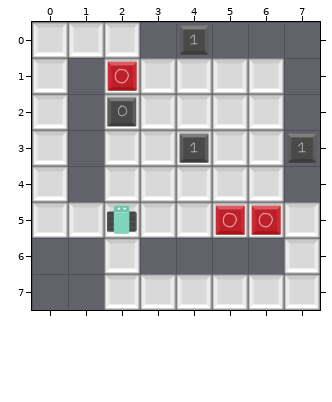
One commit to this Tiled map: sokoswitch/core/assets/levels/2/10.tmx. This is how it looked before the edit.
Cells are 256x256 px. Shown: x 0..7, y 0..7. The commit also replaced the tileset; all pictures use the new one.
The same view after the edit:
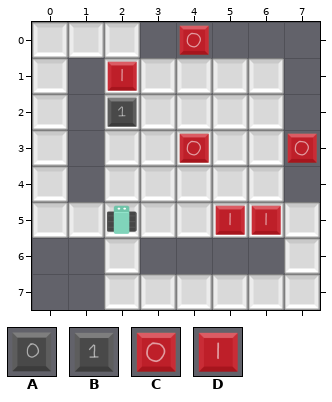
Key: from "prototypeSet": A 3, B 4, C 5, D 6.
_ is an empty cell.
Difference:
Layer "Interactable":
y 0: x 4 B -> C
y 1: x 2 C -> D
y 2: x 2 A -> B
y 3: x 4 B -> C; x 7 B -> C
y 5: x 5..6 CC -> DD
Pixel boxes of the changes (left, top, right, bottom) in both pictures:
changed: (179, 25, 209, 55)
changed: (107, 62, 137, 127)
changed: (179, 133, 209, 163)
changed: (287, 133, 317, 163)
changed: (215, 206, 281, 235)
